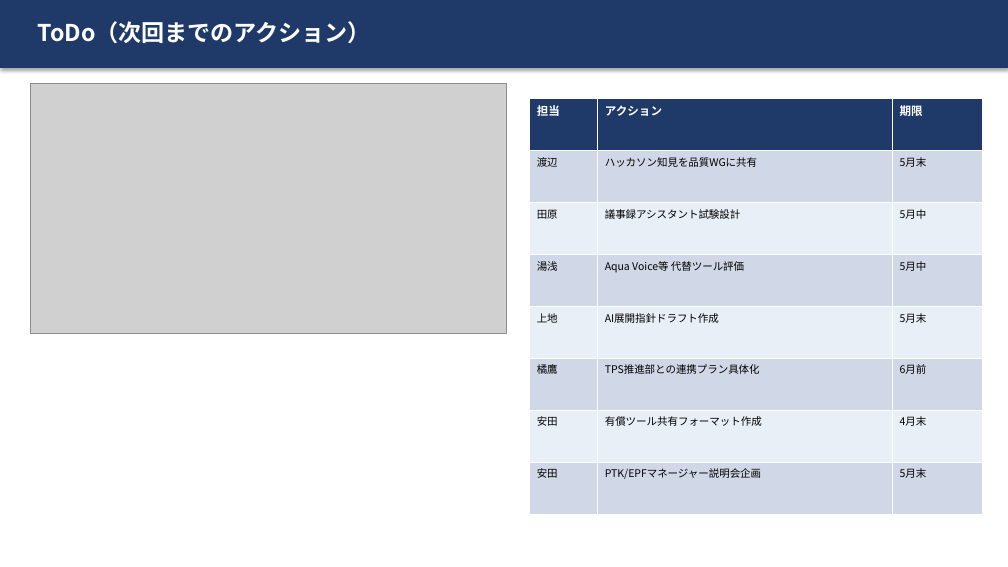
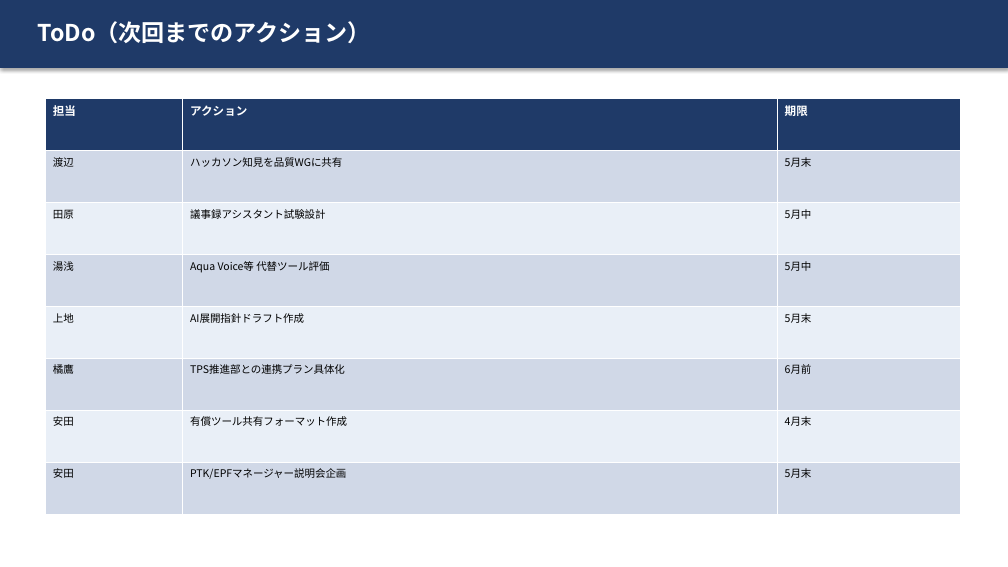
Before and after one commit to hiroakiyasa/meeting-minutes-2026-04-21, a slide deck: slide 9 of 05_hybrid_style.pptx (slide 10 before the commit). Drawn at 1008x567 pixels with LibreOffice and Linux fonts; fonts in the diff are those of the drawing; grey boxes stand for pictures. Boxes give left, top, right and bottom in pixels: in the first picture for what was removed or moved away, otherwise in the second. Text is boxed around its words. In the diff, an @@ line names an element or a change of style, - is before the commit and + after.

```diff
--- a/05_hybrid_style.pptx
+++ b/05_hybrid_style.pptx
@@ picture removed at [30,83,507,334] @@
@@ table: place and size @@
-table at [529,98,983,514]
+table at [45,98,960,514]
```
Also in this commit, not shown: 4 other slides changed, 1 slide removed, 5 other files.
